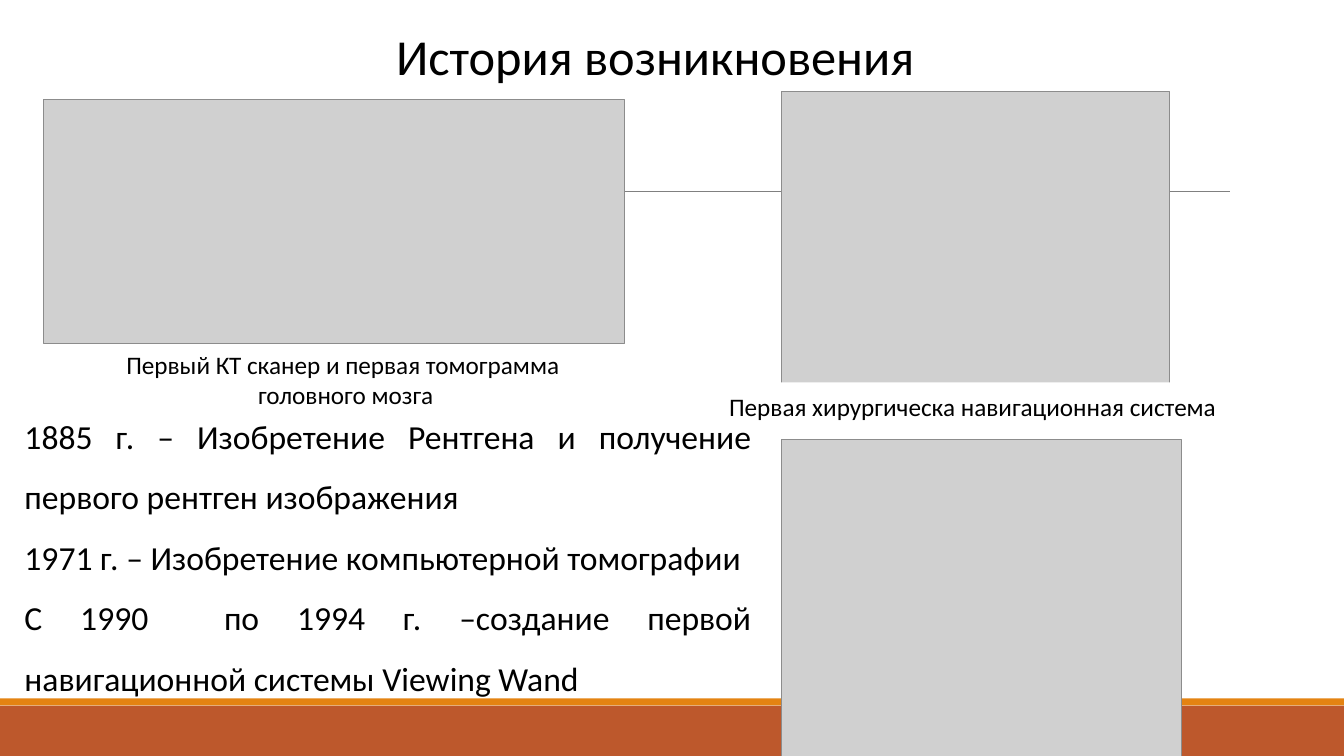
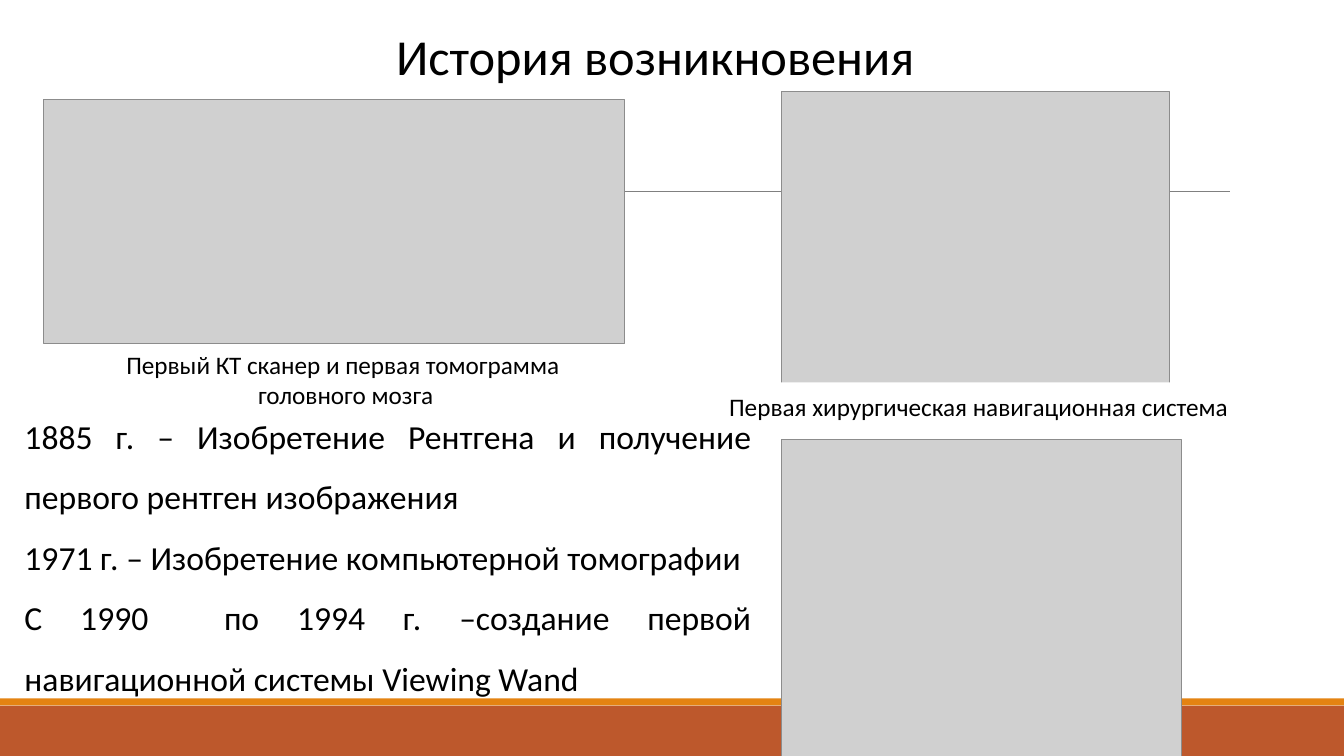
Before and after one commit to vladimirshilyaev/rk9students, a slide deck: slide 3 of doc/Ramzhaev/Presentation.pptx (slide 2 before the commit). Drawn at 1344x756 pixels with LibreOffice and Linux fonts; fonts in the diff are those of the drawing; grey boxes stand for pictures. Boxes give left, top, right and bottom in pixels: in the first picture for what was removed or moved away, otherwise in the second. Text is boxed around its words. In the diff, an @@ line names an element or a change of style, - is before the commit and + after.

```diff
--- a/doc/Ramzhaev/Presentation.pptx
+++ b/doc/Ramzhaev/Presentation.pptx
@@ text at (729,399,1228,420): text changed @@
-Первая хирургическа навигационная система
+Первая хирургическая навигационная система
```
Also in this commit, not shown: 7 other slides changed, 4 slides added, 1 slide removed, 7 other files.
